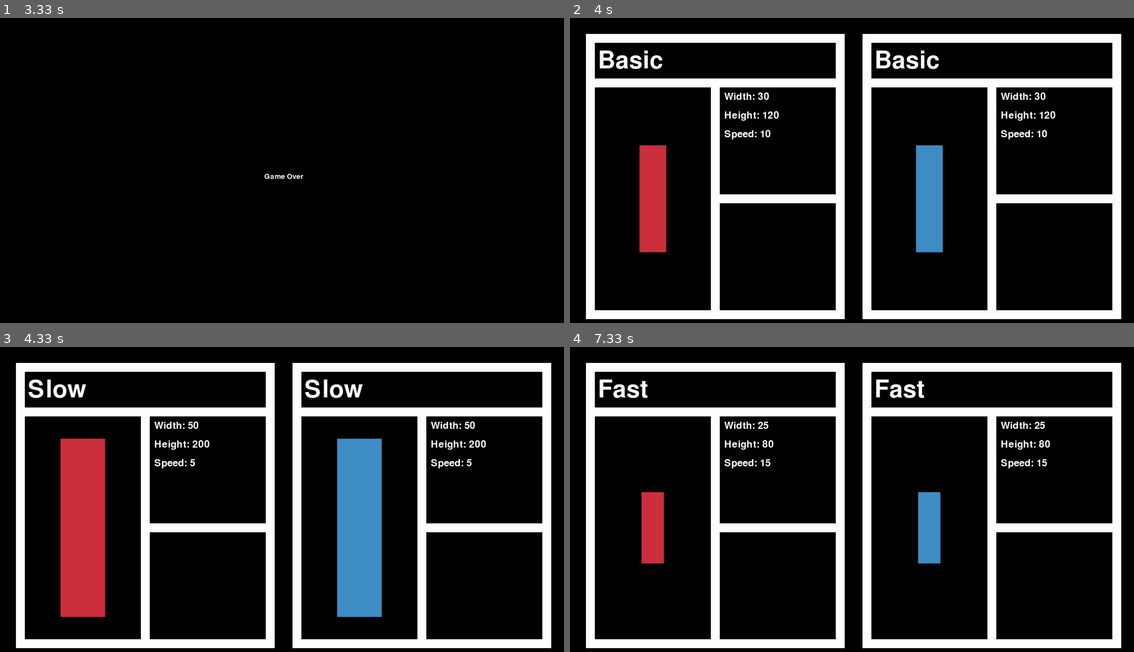
Above: before the commit, frames 1-4 (two rows, left to right).
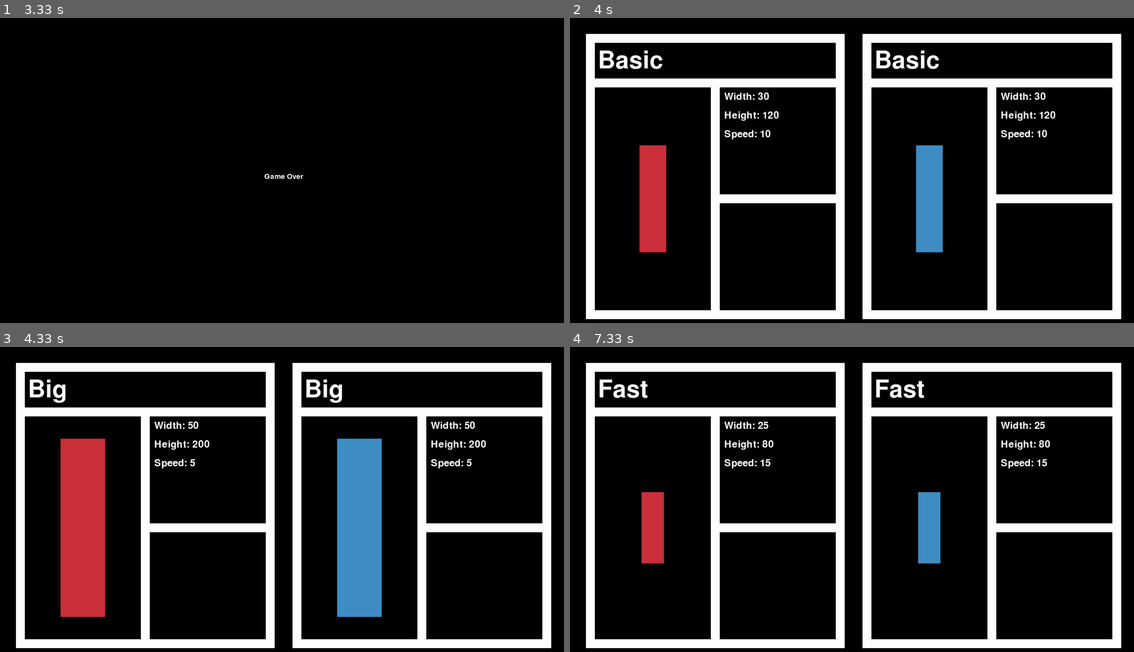
Above: after the commit, the same moments.

Repository: Klihe/PingPong-PyGame
Game: pygame game, started from main.py
The game is run twice, just before and just after one commit, with the same random seed, the same clock (stepped at 60 frames per second) and the same inputs.
Inputs:
- Up to frame 1 (3.33 s): tap Space at 0.33 s; hold Right 0.67-1.13 s; hold D 0.67-1.13 s; hold Up 1.17-1.63 s; hold Left 2.17-2.7 s; hold A 2.17-2.7 s; hold Down 2.73-3.03 s
- Up to frame 2 (4 s): tap Space at 3.5 s; hold Right from 3.83 s (still down); hold D from 3.83 s (still down)
- Up to frame 3 (4.33 s): keep holding Right; keep holding D
- Up to frame 4 (7.33 s): release Right at 4.47 s; release D at 4.47 s; hold Left 4.5-4.97 s; hold A 4.5-4.97 s; hold Right 5-5.47 s; hold D 5-5.47 s; hold Right 5.5-6.03 s; hold D 5.5-6.03 s; hold Left 6.07-6.6 s; hold A 6.07-6.6 s; hold Left 6.63-7.12 s; hold A 6.63-7.12 s; hold Right from 7.15 s (still down); hold D from 7.15 s (still down)

Frames 1-2 are identical in both runs. In frame 3, 0.5% of the frame differs, in the area x 5-65%, y 10-19%; in frame 4, nothing differs.

Commit message:
Better gameOver

Diff:
--- a/modules/character.py
+++ b/modules/character.py
@@ -9,5 +9,5 @@
 characterValue = [
     Character(name="Basic", width=30, height=120, speed=10),
     Character(name="Fast", width=25, height=80, speed=15),
-    Character(name="Slow", width=50, height=200, speed=5)
+    Character(name="Big", width=50, height=200, speed=5)
 ]
--- a/modules/gameState/gameOver.py
+++ b/modules/gameState/gameOver.py
@@ -6,5 +6,8 @@
 def drawGameOver(win, windowWidth, windowHeight) -> None:
     win.fill(Color.BLACK)
     gameOverFont = pygame.font.Font(None, 36)
+    # pygame.draw.rect(win, Color.WHITE, (960 - 650, 540 - 250, 500, 500))
+    # pygame.draw.rect(win, Color.WHITE, (960 + 150, 540 - 250, 500, 500))
+    # pygame.draw.circle(win, Color.WHITE, (960, 540), 20)
     text = gameOverFont.render("Game Over", True, Color.WHITE)
     win.blit(text, (windowWidth // 2 - text.get_width() // 2, windowHeight // 2 - text.get_height() // 2))
